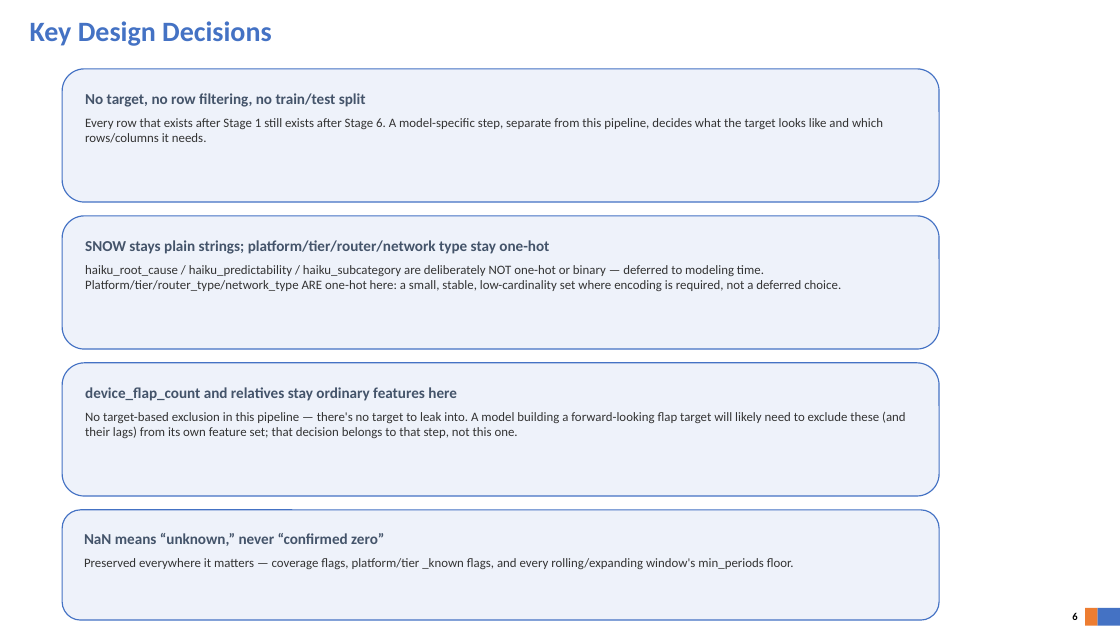
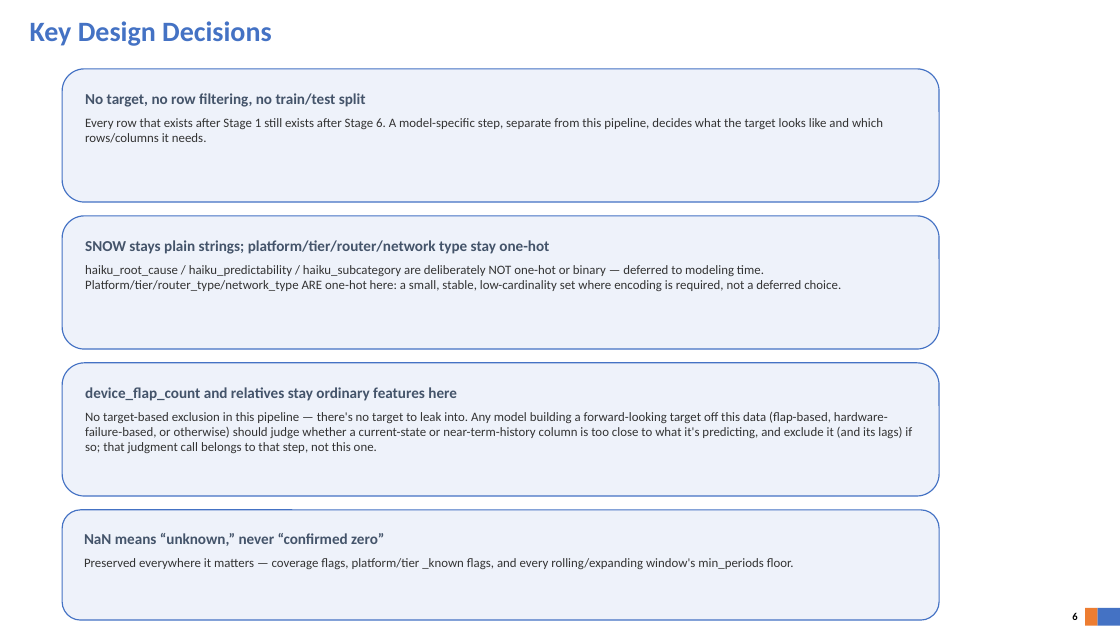
Before and after one commit to AbhiMalappa/network_routers_bgp, a slide deck: slide 6 of docs/data_pipeline_overview.pptx. Drawn at 1120x630 pixels with LibreOffice and Linux fonts; fonts in the diff are those of the drawing; background and template pictures are left out. Boxes give left, top, right and bottom in pixels: in the first picture for what was removed or moved away, otherwise in the second. Text is boxed around its words. In the diff, an @@ line names an element or a change of style, - is before the commit and + after.

Commit message:
Reframe docs as general-purpose network telemetry, not BGP-flap-specific
Retitle and broaden the README/PPT purpose statements so the data is
described by domain (device health, interface/traffic, hardware sensors,
BGP, SNOW tickets) rather than one assumed modeling target. Column names
and mechanics (device_flap_count, haiku_predictability, etc.) are
unchanged -- only the surrounding framing.

```diff
--- a/docs/data_pipeline_overview.pptx
+++ b/docs/data_pipeline_overview.pptx
@@ text in rounded rectangle at [85, 412, 912, 453]: text changed @@
-No target-based exclusion in this pipeline — there's no target to leak into. A model building a forward-looking flap target will likely need to exclude these (and their lags) from its own feature set; that decision belongs to that step, not this one.
+No target-based exclusion in this pipeline — there's no target to leak into. Any model building a forward-looking target off this data (flap-based, hardware-failure-based, or otherwise) should judge whether a current-state or near-term-history column is too close to what it's predicting, and exclude it (and its lags) if so; that judgment call belongs to that step, not this one.
```
Also in this commit, not shown: 1 other slide changed, 1 other file.
